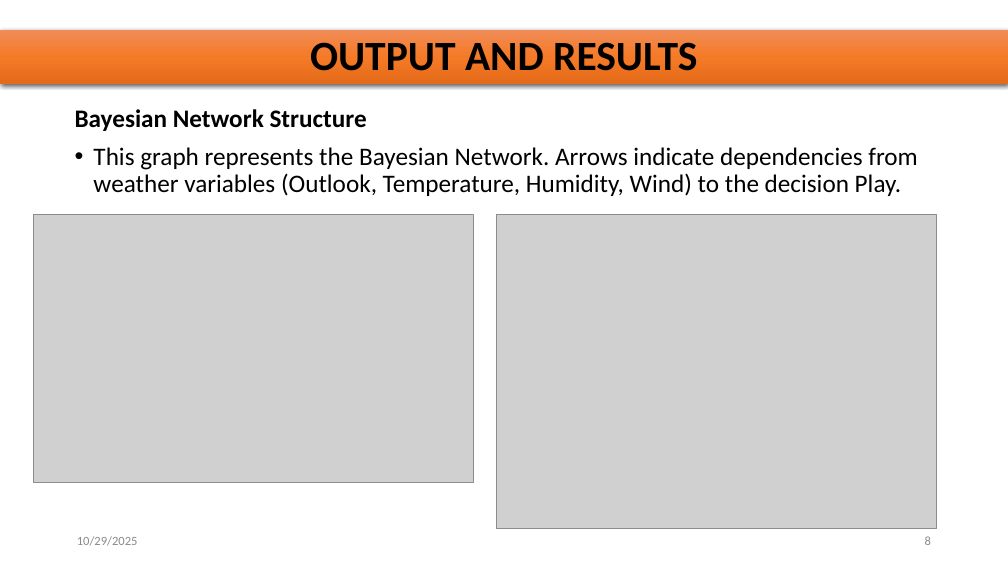
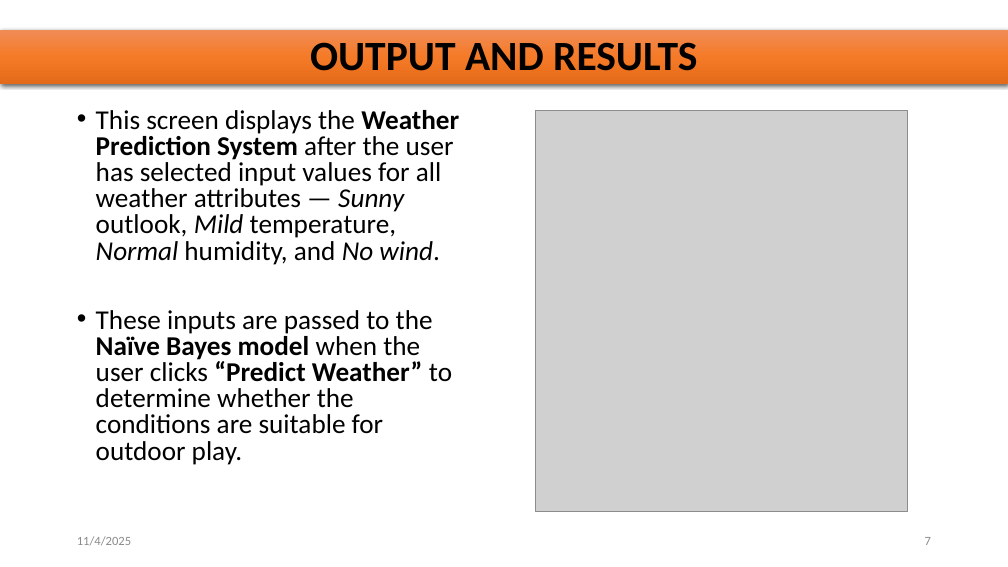
Before and after one commit to dharrini06/WeatherPredictionAI, a slide deck: slide 7 of Weather Prediction AI mini project.pptx (slide 8 before the commit). Drawn at 1008x567 pixels with LibreOffice and Linux fonts; fonts in the diff are those of the drawing; grey boxes stand for pictures. Boxes give left, top, right and bottom in pixels: in the first picture for what was removed or moved away, otherwise in the second. Text is boxed around its words. In the diff, an @@ line names an element or a change of style, - is before the commit and + after.

```diff
--- a/Weather Prediction AI mini project.pptx
+++ b/Weather Prediction AI mini project.pptx
@@ text at (96, 110, 459, 465): text changed; size 24 to 25.9 pt @@
-Bayesian Network Structure
-• This graph represents the Bayesian Network. Arrows indicate dependencies from weather variables (Outlook, Temperature, Humidity, Wind) to the decision Play.
+• This screen displays the Weather Prediction System after the user has selected input values for all weather attributes — Sunny outlook, Mild temperature, Normal humidity, and No wind.
+• These inputs are passed to the Naïve Bayes model when the user clicks “Predict Weather” to determine whether the conditions are suitable for outdoor play.
@@ picture: place and size @@
-picture at (497, 214, 937, 529)
+picture at (535, 110, 907, 511)
@@ picture removed at (33, 214, 473, 482) @@
@@ text at (77, 536, 131, 545): text changed @@
-10/29/2025
+11/4/2025
@@ page number at (925, 537, 931, 545): text changed @@
-8
+7
```
Also in this commit, not shown: 9 other slides changed, 1 slide added, 3 slides removed.
